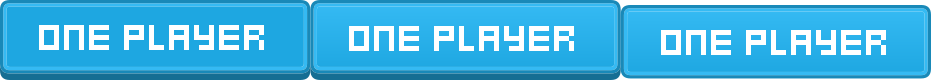
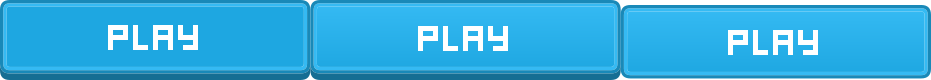
Layer changes from the first 931px x 80px image to the second:
renamed "One Player #2" to "Play #2", painted on it over [661, 30, 886, 55]
renamed "One Player #1" to "Play #1", painted on it over [349, 26, 574, 51]
renamed "One Player" to "Play", painted on it over [39, 25, 264, 50]
